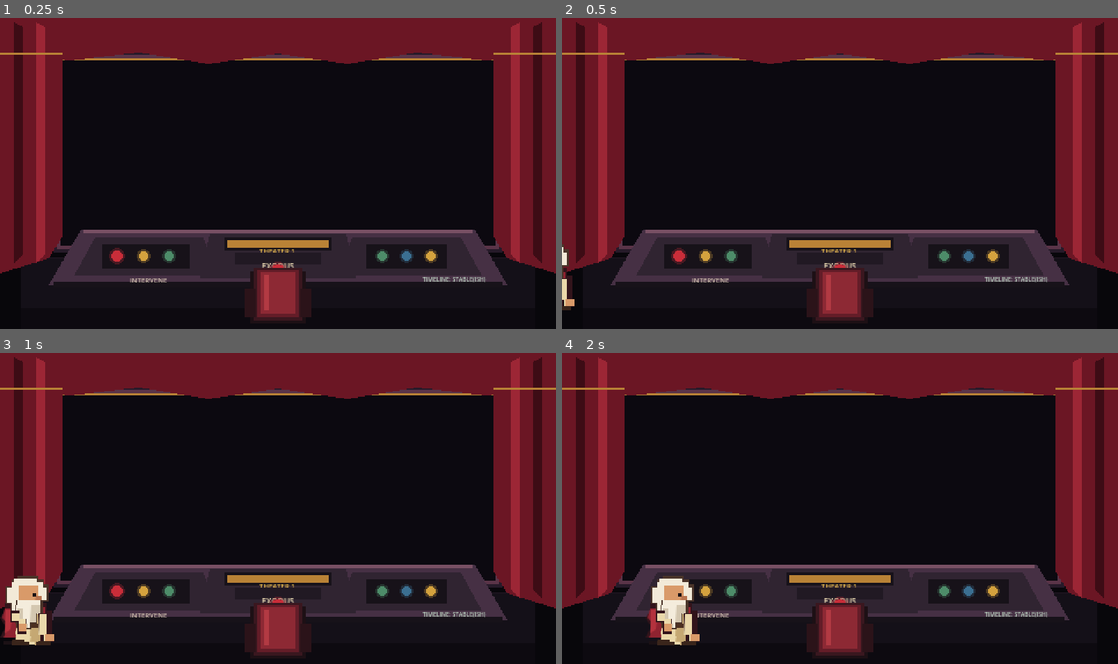
Above: before the commit, frames 1-4 (two rows, left to right).
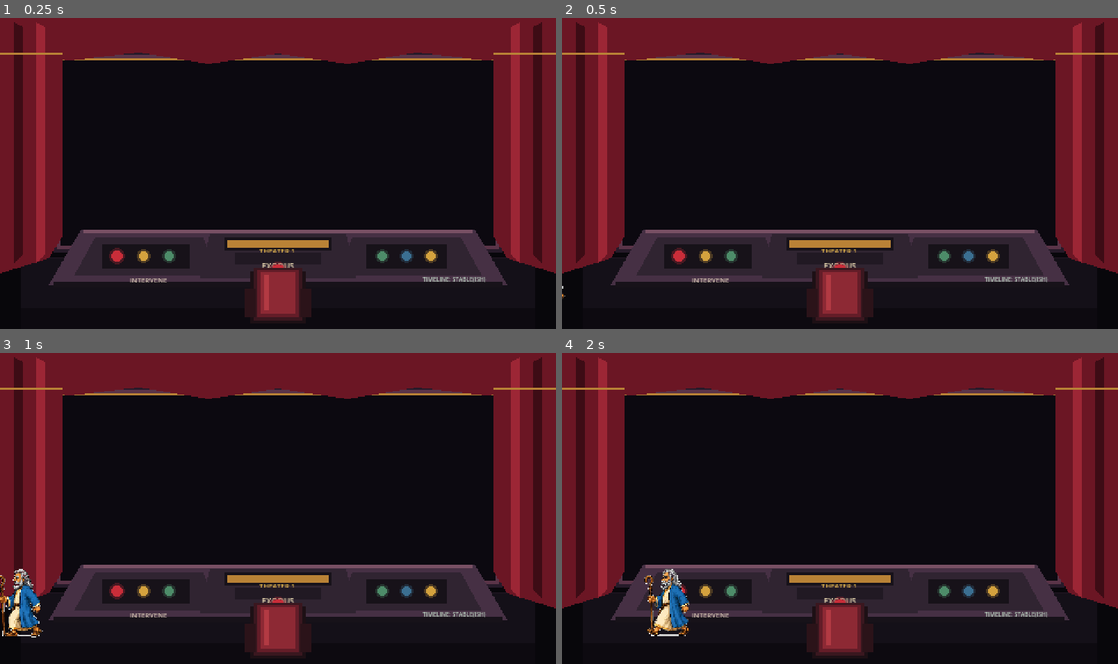
Above: after the commit, the same moments.

Repository: badmrfrosty313/the-bible-sort-of
Game: Godot game, scene res://scenes/theater/theater.tscn
Two runs of this game, one before a commit and one after it. Both use one fixed random seed, a clock stepped at 60 frames per second and the inputs below.
Inputs:
- Up to frame 1 (0.25 s): no input
- Up to frame 2 (0.5 s): no input
- Up to frame 3 (1 s): no input
- Up to frame 4 (2 s): no input

Frame 1 is identical in both runs. In frame 2, 0.3% of the frame differs, in the area x 0-3%, y 72-94%; in frame 3, 1.8%, in the area x 0-10%, y 69-94%; in frame 4, 1.8%.

Commit message:
Use generated Father movement sprite sheet

Diff:
--- a/scripts/father.gd
+++ b/scripts/father.gd
@@ -5,50 +5,87 @@
 
 @export var walk_speed: float = 72.0
 
-const IDLE_TEXTURE := preload("res://art/characters/father/father_idle.svg")
-const WALK_A_TEXTURE := preload("res://art/characters/father/father_walk_a.svg")
-const WALK_B_TEXTURE := preload("res://art/characters/father/father_walk_b.svg")
-const SIT_TEXTURE := preload("res://art/characters/father/father_sit.svg")
-const SIT_BACK_TEXTURE := preload("res://art/characters/father/father_sit_back.svg")
-const REACT_TEXTURE := preload("res://art/characters/father/father_react.svg")
+const MOVEMENT_SHEET := preload("res://art/characters/father_movement_sheet/father_movement_sheet.png")
+const DISPLAY_SCALE := Vector2(0.23, 0.23)
+const STAND_OFFSET_Y := -34.0
+const WALK_OFFSET_Y := -34.0
+const SIT_OFFSET_Y := -35.0
 
 var state: State = State.IDLE
 var legacy_sprite: Sprite2D
 var character_sprite: Sprite2D
 var facing_left := false
-var walk_elapsed := 0.0
-var walk_frame := 0
-var idle_elapsed := 0.0
+var walk_elapsed: float = 0.0
+var walk_frame: int = 0
+var idle_elapsed: float = 0.0
+var standing_texture: AtlasTexture
+var sitting_texture: AtlasTexture
+var walk_textures: Array[AtlasTexture] = []
 
 func _ready() -> void:
 	legacy_sprite = get_node_or_null("Sprite2D") as Sprite2D
-	if legacy_sprite:
+	if legacy_sprite != null:
 		legacy_sprite.visible = false
+
+	_build_sheet_frames()
+
 	character_sprite = Sprite2D.new()
 	character_sprite.name = "CharacterSprite"
 	character_sprite.texture_filter = CanvasItem.TEXTURE_FILTER_NEAREST
 	character_sprite.centered = true
-	character_sprite.position = Vector2(0, -31)
+	character_sprite.scale = DISPLAY_SCALE
+	character_sprite.material = _make_white_key_material()
 	add_child(character_sprite)
 	stand()
+
+func _build_sheet_frames() -> void:
+	# Regions are cropped directly from the generated 1536x1024 movement sheet.
+	# Keeping them centralized here makes later hand-cleaning/repacking painless.
+	standing_texture = _atlas(Rect2(70, 36, 245, 310))
+
+	walk_textures.clear()
+	walk_textures.append(_atlas(Rect2(65, 382, 245, 305)))
+	walk_textures.append(_atlas(Rect2(300, 382, 245, 305)))
+	walk_textures.append(_atlas(Rect2(540, 382, 245, 305)))
+	walk_textures.append(_atlas(Rect2(780, 382, 245, 305)))
+	walk_textures.append(_atlas(Rect2(1020, 382, 245, 305)))
+	walk_textures.append(_atlas(Rect2(1260, 382, 260, 305)))
+
+	# Rear seated pose, used while Father watches the theater screen.
+	sitting_texture = _atlas(Rect2(1160, 704, 330, 286))
+
+func _atlas(region: Rect2) -> AtlasTexture:
+	var texture := AtlasTexture.new()
+	texture.atlas = MOVEMENT_SHEET
+	texture.region = region
+	return texture
+
+func _make_white_key_material() -> ShaderMaterial:
+	var shader := Shader.new()
+	shader.code = "shader_type canvas_item;\nvoid fragment() {\n\tvec4 c = texture(TEXTURE, UV);\n\tfloat whiteness = min(c.r, min(c.g, c.b));\n\tfloat spread = max(c.r, max(c.g, c.b)) - min(c.r, min(c.g, c.b));\n\tif (whiteness > 0.94 && spread < 0.06) { discard; }\n\tCOLOR = c;\n}"
+	var material := ShaderMaterial.new()
+	material.shader = shader
+	return material
 
 func _process(delta: float) -> void:
 	if character_sprite == null:
 		return
+
 	if state == State.WALKING:
 		walk_elapsed += delta
-		var next_frame := int(floor(walk_elapsed * 8.0)) % 2
+		var next_frame: int = int(floor(walk_elapsed * 9.0)) % walk_textures.size()
 		if next_frame != walk_frame:
 			walk_frame = next_frame
-			character_sprite.texture = WALK_A_TEXTURE if walk_frame == 0 else WALK_B_TEXTURE
-		character_sprite.position.y = -31.0 + float(walk_frame)
+			character_sprite.texture = walk_textures[walk_frame]
+		character_sprite.position.y = WALK_OFFSET_Y + (1.0 if walk_frame % 2 == 1 else 0.0)
 		return
+
 	if state == State.WATCHING:
 		idle_elapsed += delta
-		var breath := 1.0 if int(idle_elapsed * 1.7) % 4 == 3 else 0.0
-		character_sprite.position.y = -31.0 + breath
+		var breath: float = 1.0 if int(idle_elapsed * 1.7) % 4 == 3 else 0.0
+		character_sprite.position.y = SIT_OFFSET_Y + breath
 
-func _apply_texture(texture: Texture2D, y_offset: float = -31.0) -> void:
+func _apply_texture(texture: Texture2D, y_offset: float) -> void:
 	if character_sprite == null:
 		return
 	character_sprite.texture = texture
@@ -57,30 +94,35 @@
 
 func move_to(target_position: Vector2) -> void:
 	state = State.WALKING
-	var start_position := global_position
-	var distance := start_position.distance_to(target_position)
+	var start_position: Vector2 = global_position
+	var distance: float = start_position.distance_to(target_position)
 	if distance <= 0.5:
 		global_position = target_position
 		_finish_walk()
 		return
+
 	facing_left = target_position.x < start_position.x
 	walk_elapsed = 0.0
 	walk_frame = 0
-	_apply_texture(WALK_A_TEXTURE)
-	var duration := distance / walk_speed
-	var elapsed := 0.0
+	character_sprite.flip_h = facing_left
+	_apply_texture(walk_textures[0], WALK_OFFSET_Y)
+
+	var duration: float = distance / walk_speed
+	var elapsed: float = 0.0
 	while elapsed < duration:
-		var delta := get_process_delta_time()
-		elapsed += delta
+		var frame_delta: float = get_process_delta_time()
+		elapsed += frame_delta
 		global_position = start_position.lerp(target_position, clampf(elapsed / duration, 0.0, 1.0))
 		await get_tree().process_frame
+
 	global_position = target_position
 	_finish_walk()
 
 func _finish_walk() -> void:
 	state = State.STANDING
 	walk_elapsed = 0.0
-	_apply_texture(IDLE_TEXTURE)
+	walk_frame = 0
+	_apply_texture(standing_texture, STAND_OFFSET_Y)
 
 func enter_from_left(entrance_position: Vector2, target_position: Vector2) -> void:
 	global_position = entrance_position
@@ -105,26 +147,27 @@
 func stand() -> void:
 	state = State.STANDING
 	idle_elapsed = 0.0
-	_apply_texture(IDLE_TEXTURE)
+	_apply_texture(standing_texture, STAND_OFFSET_Y)
 
 func sit() -> void:
 	state = State.SITTING
 	facing_left = false
 	idle_elapsed = 0.0
-	_apply_texture(SIT_BACK_TEXTURE)
+	_apply_texture(sitting_texture, SIT_OFFSET_Y)
 
 func watch_stage() -> void:
 	state = State.WATCHING
 	facing_left = false
 	idle_elapsed = 0.0
-	_apply_texture(SIT_BACK_TEXTURE)
+	_apply_texture(sitting_texture, SIT_OFFSET_Y)
 
 func react() -> void:
+	# Keep the new visual language intact until a dedicated reaction row is authored.
 	state = State.REACTING
 	idle_elapsed = 0.0
-	_apply_texture(REACT_TEXTURE)
+	_apply_texture(standing_texture, STAND_OFFSET_Y)
 
 func idle() -> void:
 	state = State.IDLE
 	idle_elapsed = 0.0
-	_apply_texture(IDLE_TEXTURE)
+	_apply_texture(standing_texture, STAND_OFFSET_Y)
